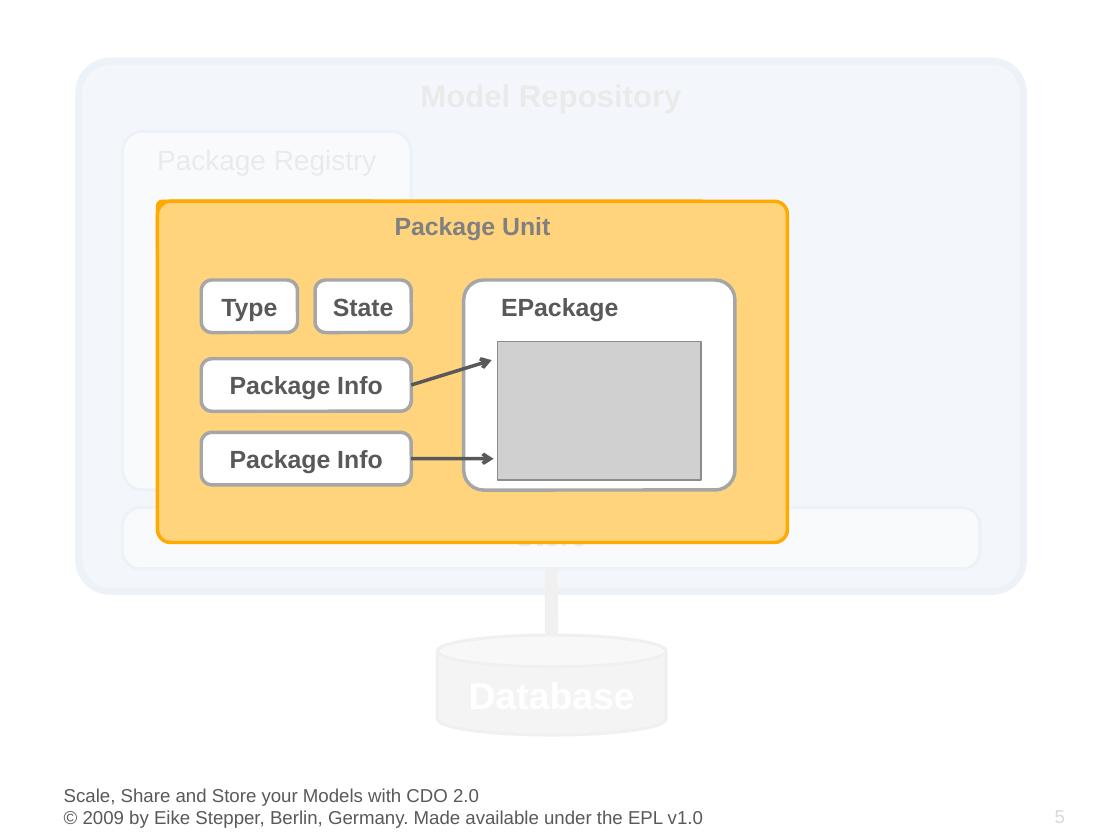
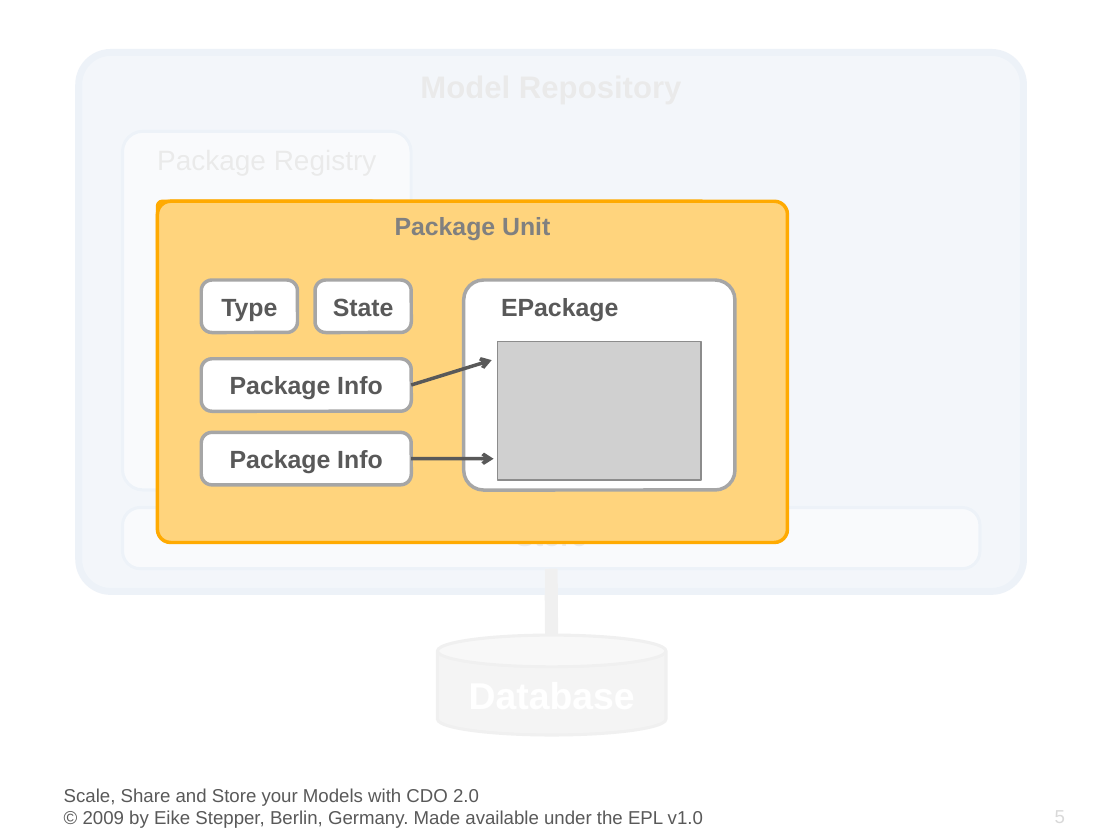
Before and after one commit to eclipse-cdo/cdo.www, a slide deck: slide 5 of documentation/presentations/EclipseCon_2009/CDO_EclipseCon_2009.pptx. Drawn at 1120x840 pixels with LibreOffice and Linux fonts; fonts in the diff are those of the drawing; grey boxes stand for pictures; background and template pictures are left out. Boxes give left, top, right and bottom in pixels: in the first picture for what was removed or moved away, otherwise in the second. Text is boxed around its words. In the diff, an @@ line names an element or a change of style, - is before the commit and + after.

```diff
--- a/documentation/presentations/EclipseCon_2009/CDO_EclipseCon_2009.pptx
+++ b/documentation/presentations/EclipseCon_2009/CDO_EclipseCon_2009.pptx
@@ rectangle: place and size @@
-rectangle at (53,44,1076,753)
+rectangle at (53,26,1076,752)
@@ rounded rectangle "Model Repository": place and size @@
-rounded rectangle "Model Repository" at (78,62,1023,591)
+rounded rectangle "Model Repository" at (78,53,1023,591)
```
Also in this commit, not shown: 5 other slides changed, 5 slides added.
